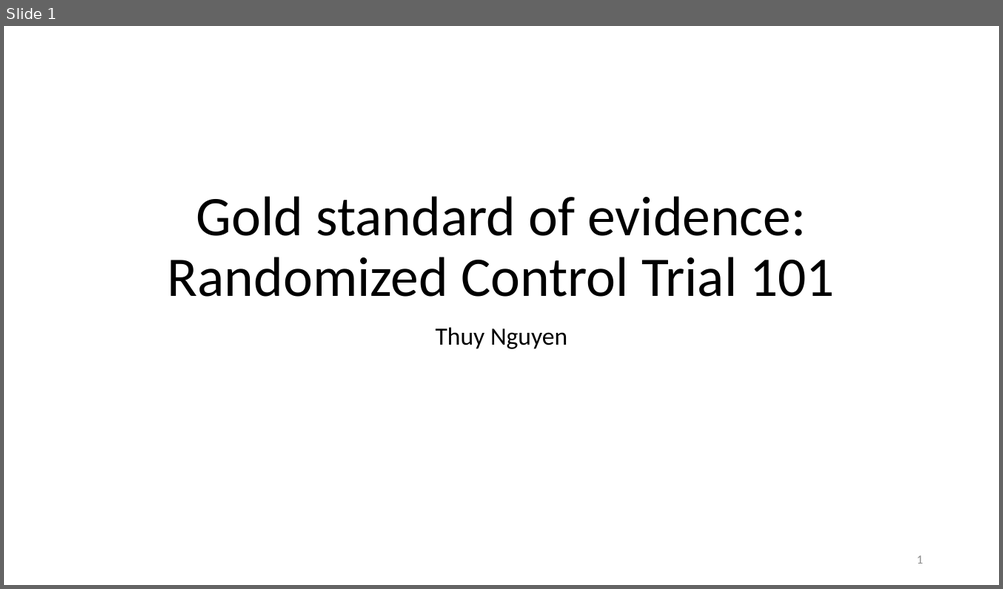
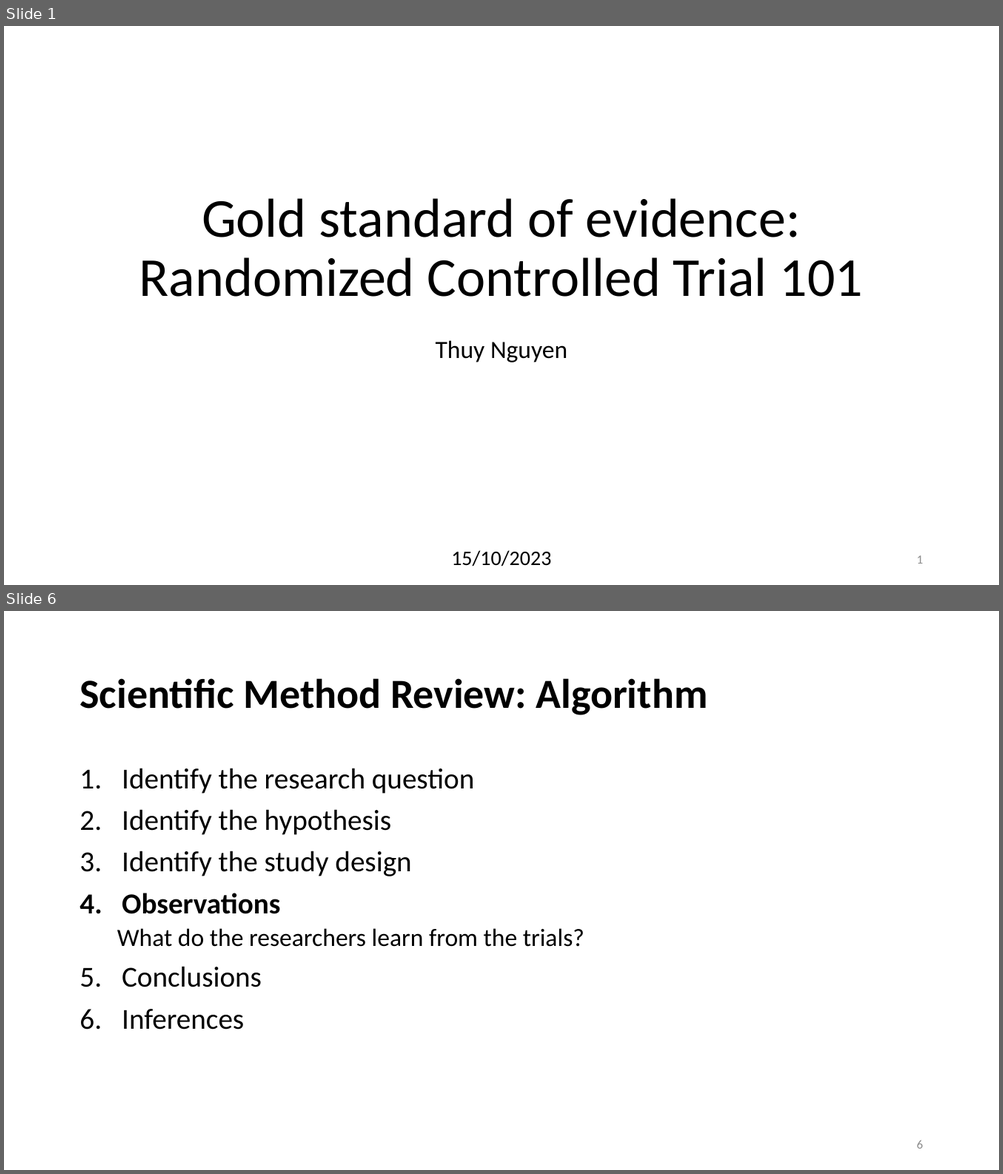
Before and after one commit to thuydtng/Adult-Education, a slide deck: Randomized Control Trial.pptx. Shown one above the other, each under a label of ours: slide 1 before the commit, slides 1 and 6 after it; the slides between them are not shown. The pictures are 1003x589 and 1003x1174 pixels, drawn with LibreOffice and Linux fonts; fonts in the diff are those of the drawing. Boxes give left, top, right and bottom in pixels: in the first picture for what was removed or moved away, otherwise in the second. Text is boxed around its words. In the diff, an @@ line names an element or a change of style, - is before the commit and + after.

Commit message:
Scientific method review

```diff
--- a/Randomized Control Trial.pptx
+++ b/Randomized Control Trial.pptx
@@ slide 6 added at (4,611,999,1170), background #FFFFFF @@
@@ title added at (79,678,708,715), 40 pt, text #000000, bold @@
+Scientific Method Review: Algorithm
@@ text added at (117,768,584,1030), 28 pt, text #000000 @@
+1. Identify the research question
+2. Identify the hypothesis
+3. Identify the study design
+4. Observations
+  What do the researchers learn from the trials?
+5. Conclusions
+6. Inferences
@@ page number added at (916,1141,922,1149), 12 pt, text #8C8C8C @@
+6
@@ slide 1 changed as well @@
@@ title at (139,198,863,297): text changed; size 54 to 53 pt @@
-Gold standard of evidence:
-Randomized Control Trial 101
+Gold standard of evidence:
+Randomized Controlled Trial 101
@@ subtitle "Thuy Nguyen": place and size @@
-subtitle "Thuy Nguyen" at (435,327,567,349)
+subtitle "Thuy Nguyen" at (435,340,567,363)
@@ text added at (451,551,551,567), 20 pt, text #000000 @@
+15/10/2023
```
Also in this commit, not shown: 15 other slides changed, 7 other slides added, 1 other file.
